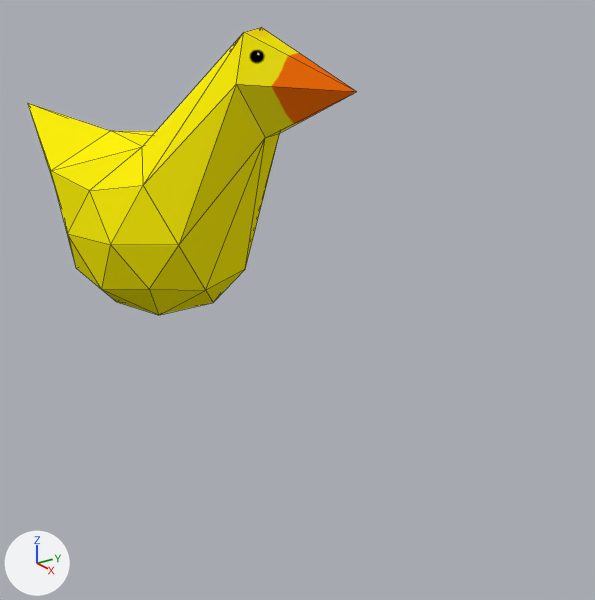
Before and after pictures for a commit that changed the Blender file res/models/rubberDuck.blend.
Rendered twice from a 50 mm camera at (5.71, -5.37, 4.89) aimed at (-0.64, -0.94, 2.0). The lights are fixed; the arrows at lower left show +X, +Y and +Z. Mesh edges are drawn as thin lines.

Script lines for the objects in view, before the commit:
```python
me_icosphere_001 = bpy.data.meshes.new('Icosphere.001')
me_icosphere_001.from_pydata(...)  # 43 vertices, 80 faces, 1 loose edge; spans x -1.28..1.63, y -1.07..1.08, z -1.16..1.68
me_icosphere_001.materials.append(mat_material_001)  # picture img_rubberduck_colour
ob_icosphere = bpy.data.objects.new('Icosphere', me_icosphere_001)
ob_icosphere.location = (-1.68, -1.81, 2.9)
```
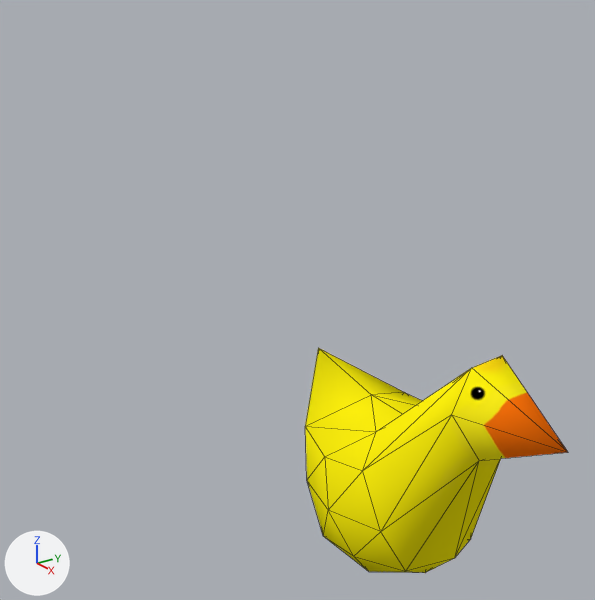
Where the change shows, as pixel boxes [x1, y1, x2, y2] in the pictures (595 x 600 px):
```json
{"object": "Icosphere", "change": "shading changed, moved, turned", "before": [27, 27, 356, 315], "after": [305, 348, 567, 573]}
```

Edits to the scene script, one JSON object a line:
```json
{"block": "me_icosphere_001", "where": "me_icosphere_001.from_pydata(...)  # 43 vertices, 80 faces, 1 loose edge; spans x -1.28..1.63, y -1.07..1.08, z -1.16..1.68"}
{"block": "me_icosphere_001", "where": "# used by ob_icosphere; location = (-1.68, -1.81, 2.9)"}
{"block": "me_icosphere_001", "change": "me_icosphere_001 part 1: all faces are now shaded smooth (80 of 80 changed)"}
{"op": "set", "path": "ob_icosphere.location", "old": "(-1.68, -1.81, 2.9)", "new": "(0.0, 0.0, 0.0)"}
{"op": "set", "path": "ob_icosphere.rotation_euler", "old": "(0.0, 0.0, 0.0)", "new": "(-0.0477, -0.039, -0.577)", "note": "degrees (0, 0, 0) -> degrees (-2.7, -2.2, -33)"}
```
